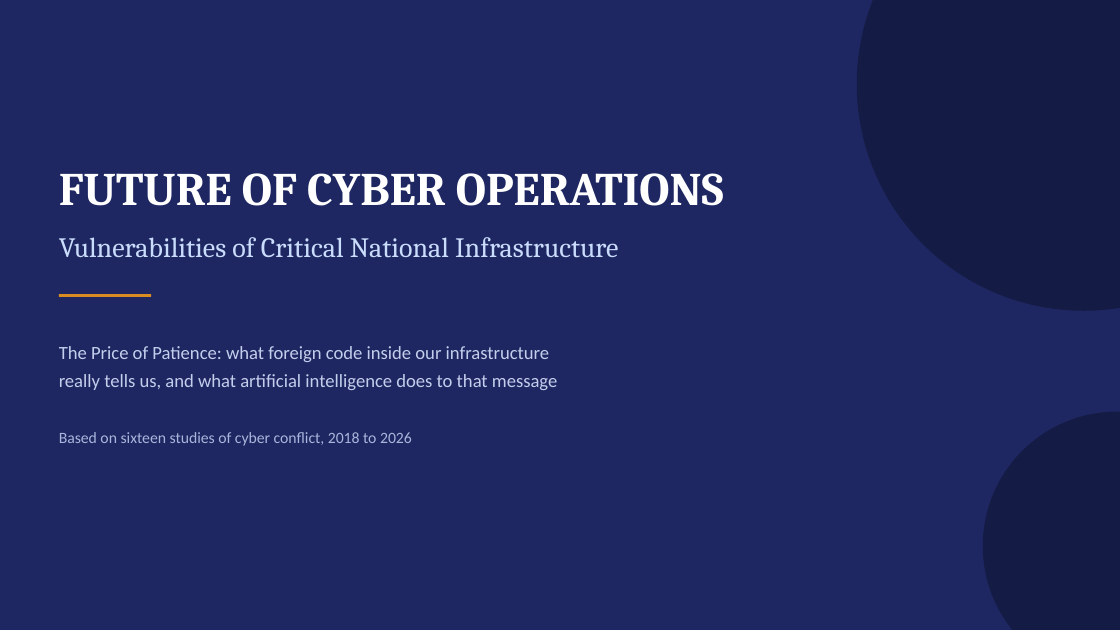
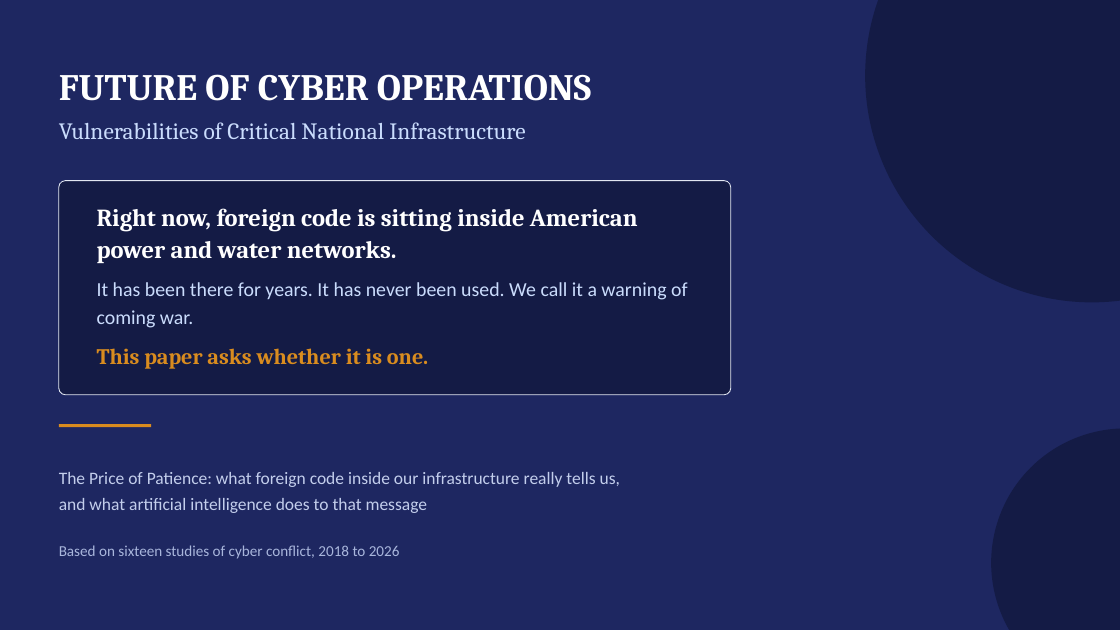
Before and after one commit to s9765fzsv8-cmyk/Claude, a slide deck: slide 1 of deck/price-of-patience.pptx. Drawn at 1120x630 pixels with LibreOffice and Linux fonts; fonts in the diff are those of the drawing. Boxes give left, top, right and bottom in pixels: in the first picture for what was removed or moved away, otherwise in the second. Text is boxed around its words. In the diff, an @@ line names an element or a change of style, - is before the commit and + after.

```diff
--- a/deck/price-of-patience.pptx
+++ b/deck/price-of-patience.pptx
@@ ellipse: place and size @@
-ellipse at [857,0,1120,311]
+ellipse at [865,0,1120,302]
@@ text "FUTURE OF CYBER OPERATIONS": place and size @@
-text "FUTURE OF CYBER OPERATIONS" at [59,173,724,206]
+text "FUTURE OF CYBER OPERATIONS" at [59,74,591,101]
@@ text "FUTURE OF CYBER OPERATIONS" at [59,74,591,101]: size 40 to 32 pt @@
@@ text "Vulnerabilities of Critical National Infrastructure": place and size @@
-text "Vulnerabilities of Critical National Infrastructure" at [59,237,618,258]
+text "Vulnerabilities of Critical National Infrastructure" at [59,122,525,139]
@@ text "Vulnerabilities of Critical National Infrastructure" at [59,122,525,139]: size 24 to 20 pt @@
@@ rounded rectangle added at [59,181,731,395], fill #141B45, outline #E2E7F2 0.75 pt @@
@@ text added at [97,208,638,263], 21 pt, text #FFFFFF, bold @@
+Right now, foreign code is sitting inside American power and water networks.
@@ text added at [97,282,688,328], 17 pt, text #CADCFC @@
+It has been there for years. It has never been used. We call it a warning of coming war.
@@ text added at [97,348,428,369], 19 pt, text #D98C1F, bold @@
+This paper asks whether it is one.
@@ rectangle: place and size @@
-rectangle at [59,294,151,297]
+rectangle at [59,424,151,428]
@@ ellipse: place and size @@
-ellipse at [983,412,1120,630]
+ellipse at [991,429,1120,630]
@@ text at [59,472,620,513]: text changed; size 16 to 15 pt @@
-The Price of Patience: what foreign code inside our infrastructure
-really tells us, and what artificial intelligence does to that message
+The Price of Patience: what foreign code inside our infrastructure really tells us,
+and what artificial intelligence does to that message
@@ text "Based on sixteen studies of ...": place and size @@
-text "Based on sixteen studies of ..." at [59,432,412,446]
+text "Based on sixteen studies of ..." at [59,545,400,559]
@@ text "Based on sixteen studies of ..." at [59,545,400,559]: size 13.5 to 13 pt @@
```
Also in this commit, not shown: 8 other slides changed, 1 slide added, 1 slide removed, 1 other file.
